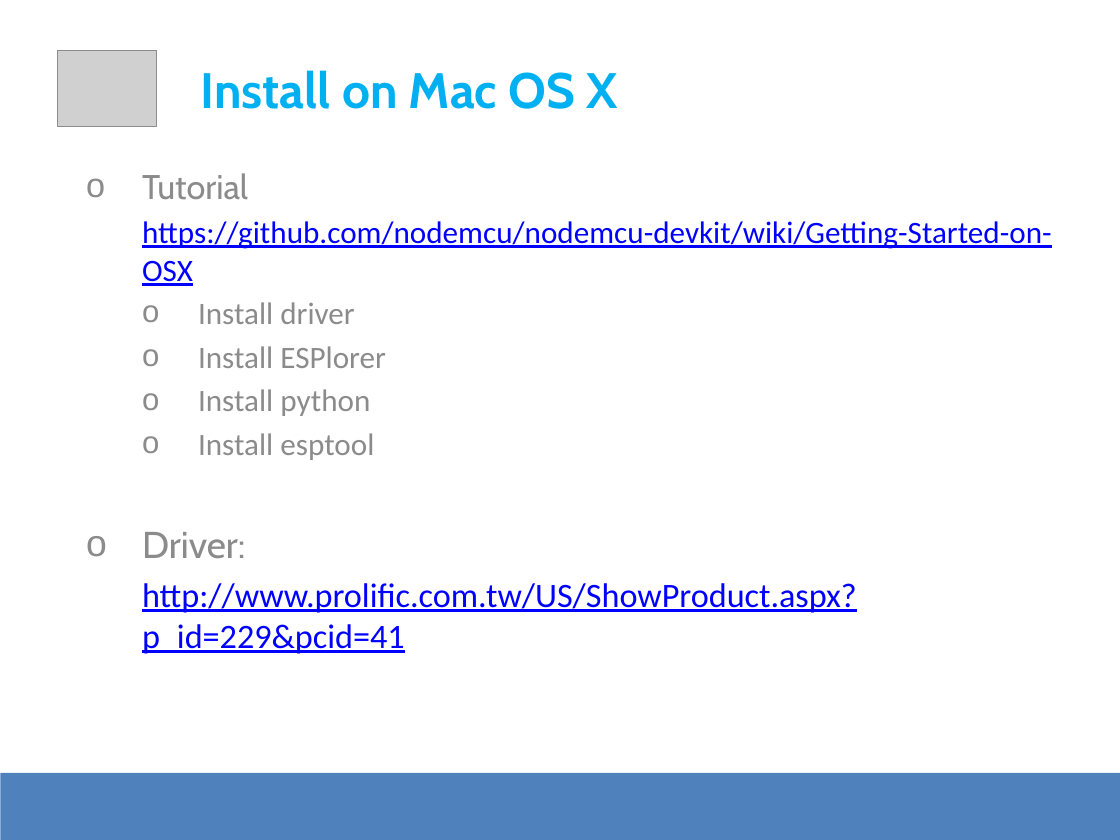
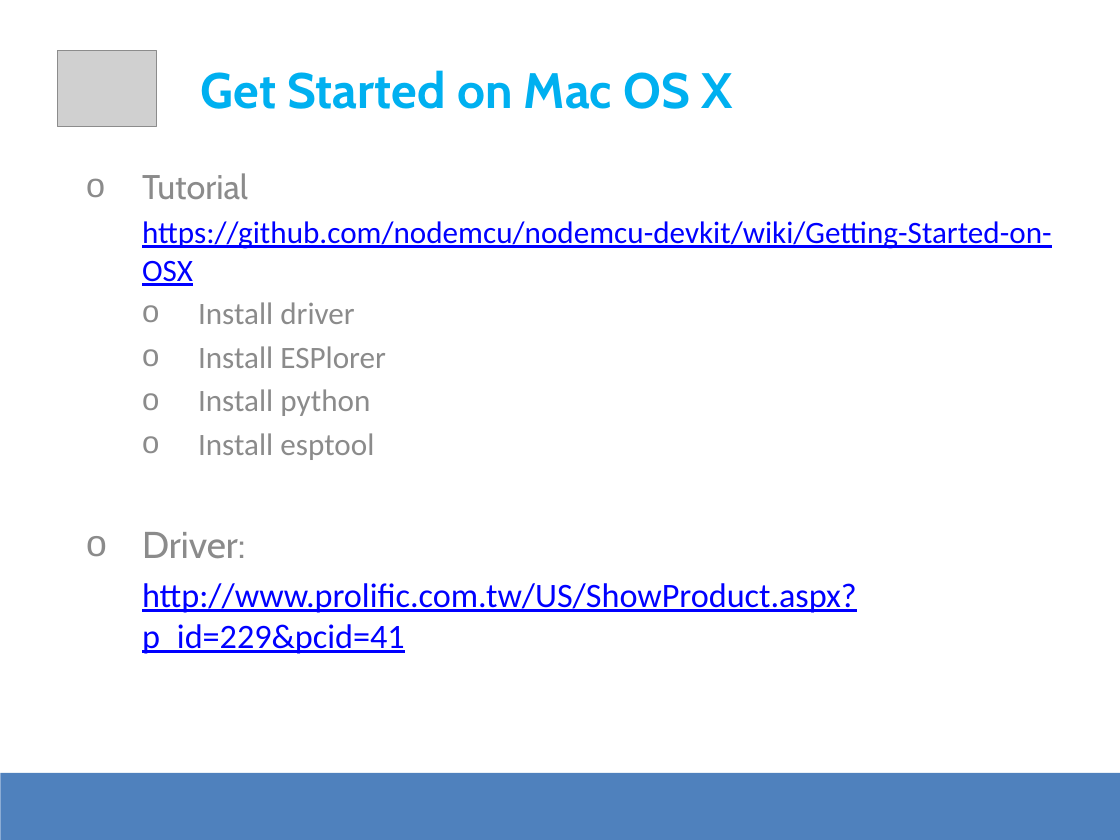
Before and after one commit to apolo-11/es-workshop-esp8266, a slide deck: slide 20 of DevSession - ESP8266.pptx (slide 12 before the commit). Drawn at 1120x840 pixels with LibreOffice and Linux fonts; fonts in the diff are those of the drawing; grey boxes stand for pictures. Boxes give left, top, right and bottom in pixels: in the first picture for what was removed or moved away, otherwise in the second. Text is boxed around its words. In the diff, an @@ line names an element or a change of style, - is before the commit and + after.

```diff
--- a/DevSession - ESP8266.pptx
+++ b/DevSession - ESP8266.pptx
@@ text at box(201, 70, 732, 109): text changed @@
-Install on Mac OS X
+Get Started on Mac OS X
```
Also in this commit, not shown: 2 other slides changed, 10 slides added, 4 slides removed, 3 other files.
